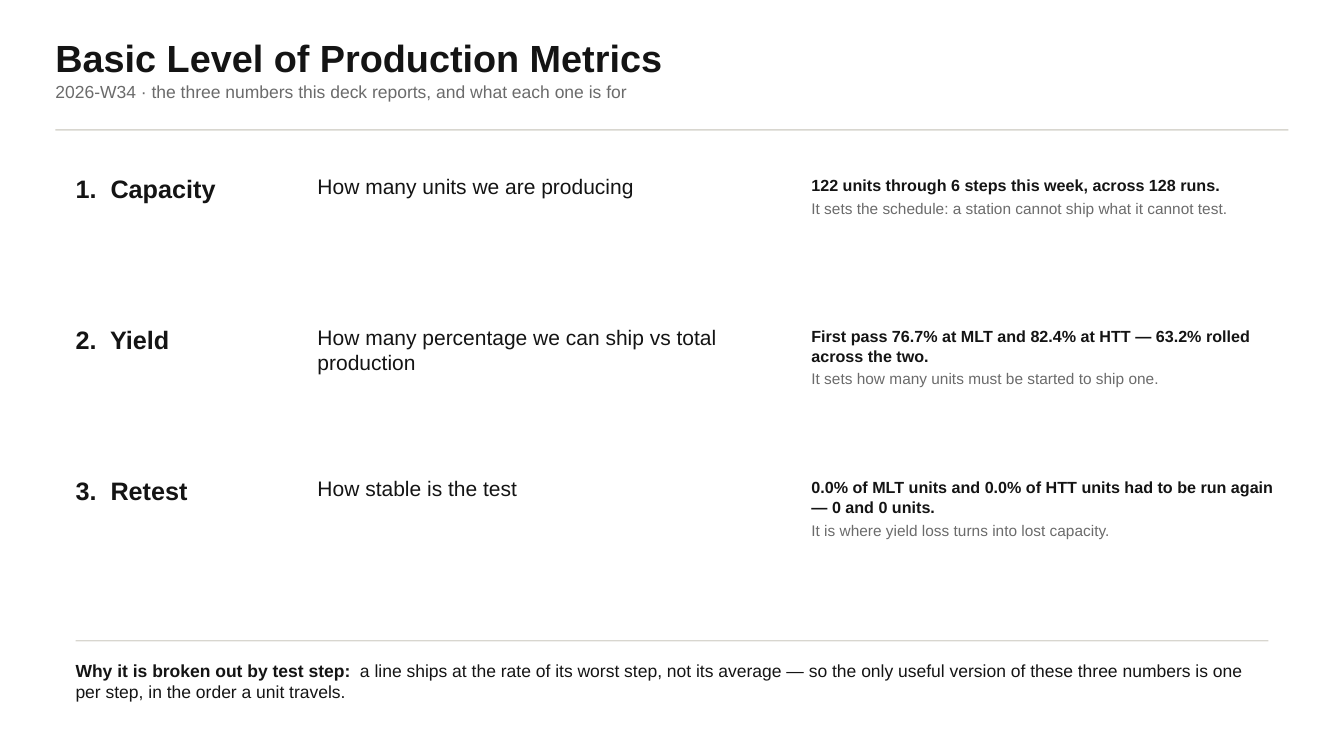
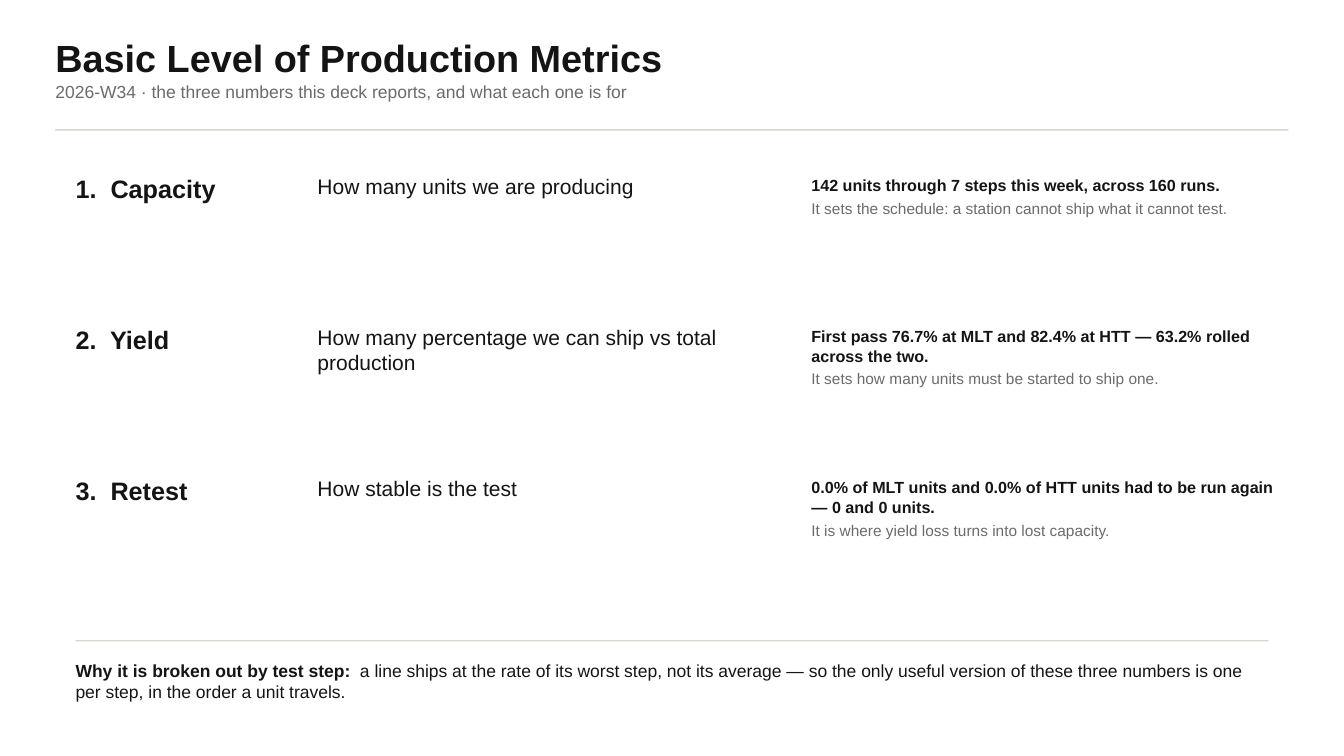
Before and after one commit to Quan-Etched/32x_MP_Auto_DailyReport, a slide deck: slide 1 of decks/weekly-2026-W34.pptx. Drawn at 1344x756 pixels with LibreOffice and Linux fonts; fonts in the diff are those of the drawing. Boxes give left, top, right and bottom in pixels: in the first picture for what was removed or moved away, otherwise in the second. Text is boxed around its words. In the diff, an @@ line names an element or a change of style, - is before the commit and + after.

```diff
--- a/decks/weekly-2026-W34.pptx
+++ b/decks/weekly-2026-W34.pptx
@@ text at (811,179,1219,195): text changed @@
-122 units through 6 steps this week, across 128 runs.
+142 units through 7 steps this week, across 160 runs.
```
Also in this commit, not shown: 3 other slides changed, 9 other files.
